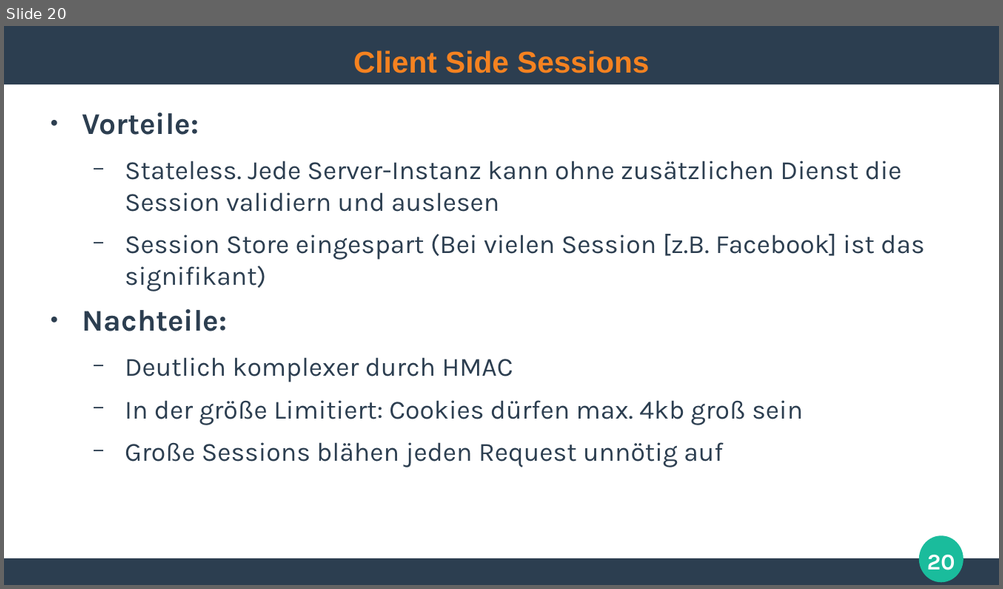
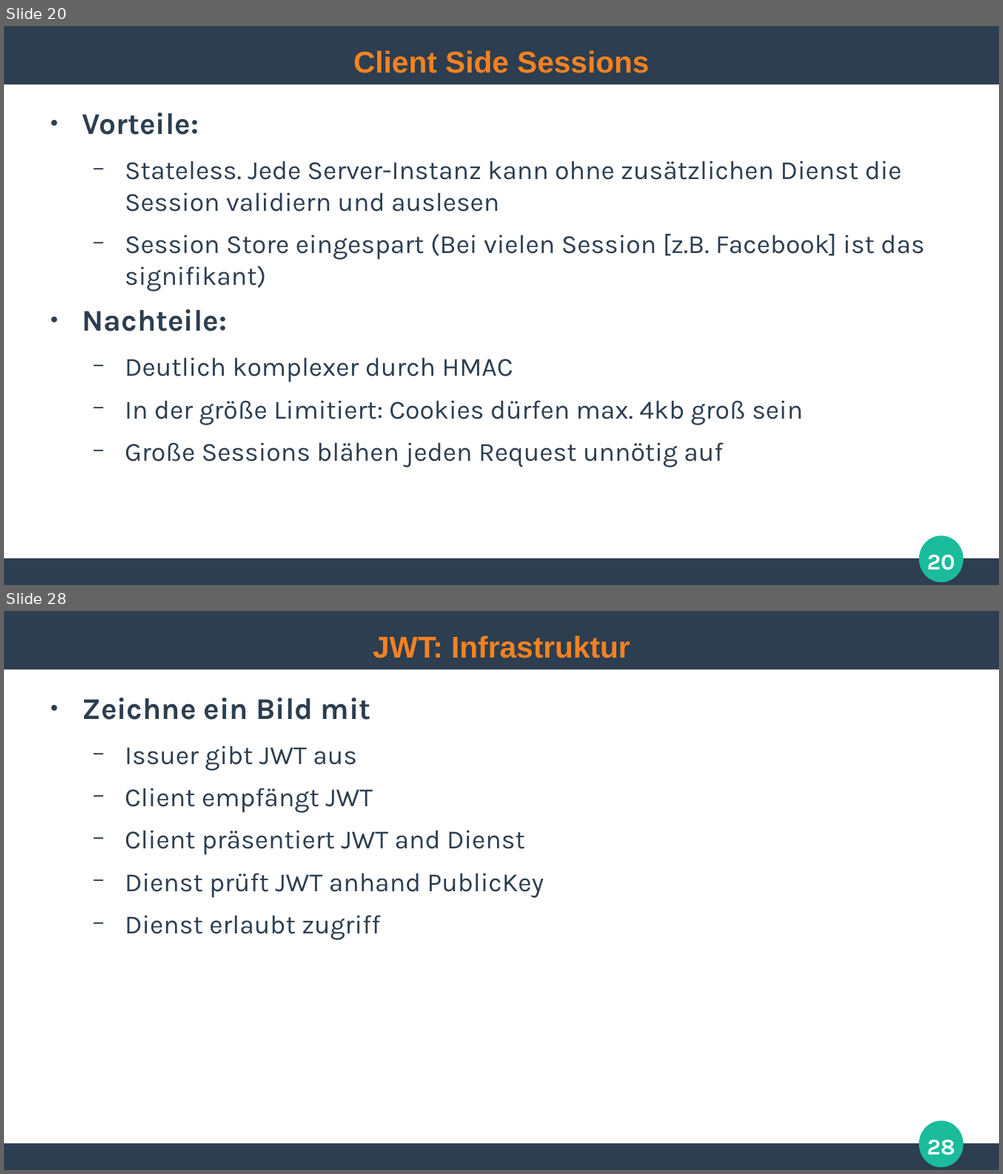
Before and after one commit to ghandmann/HS-AlbSig-WebAnwendungen2, a slide deck: Kapitel/07_Authentication.odp. Shown one above the other, each under a label of ours: slide 20 before the commit, slides 20 and 28 after it; the slides between them are not shown. The pictures are 1003x589 and 1003x1174 pixels, drawn with LibreOffice and Linux fonts; fonts in the diff are those of the drawing. Boxes give left, top, right and bottom in pixels: in the first picture for what was removed or moved away, otherwise in the second. Text is boxed around its words. In the diff, an @@ line names an element or a change of style, - is before the commit and + after.

```diff
--- a/Kapitel/07_Authentication.odp
+++ b/Kapitel/07_Authentication.odp
@@ slide 28 added at (4, 611, 999, 1170), background #FFFFFF; not listed: 3 template elements that a slide beside it also shows @@
@@ title added at (373, 635, 630, 658), 24 pt, text #F58220, bold @@
+JWT: Infrastruktur
@@ text added at (82, 698, 543, 940), 21 pt, text #2C3E50 @@
+● Zeichne ein Bild mit
+  − Issuer gibt JWT aus
+  − Client empfängt JWT
+  − Client präsentiert JWT and Dienst
+  − Dienst prüft JWT anhand PublicKey
+  − Dienst erlaubt zugriff
@@ page number added at (927, 1140, 955, 1156), 18 pt, text #FFFFFF, bold @@
+28
```
Also in this commit, not shown: 9 other slides added.
